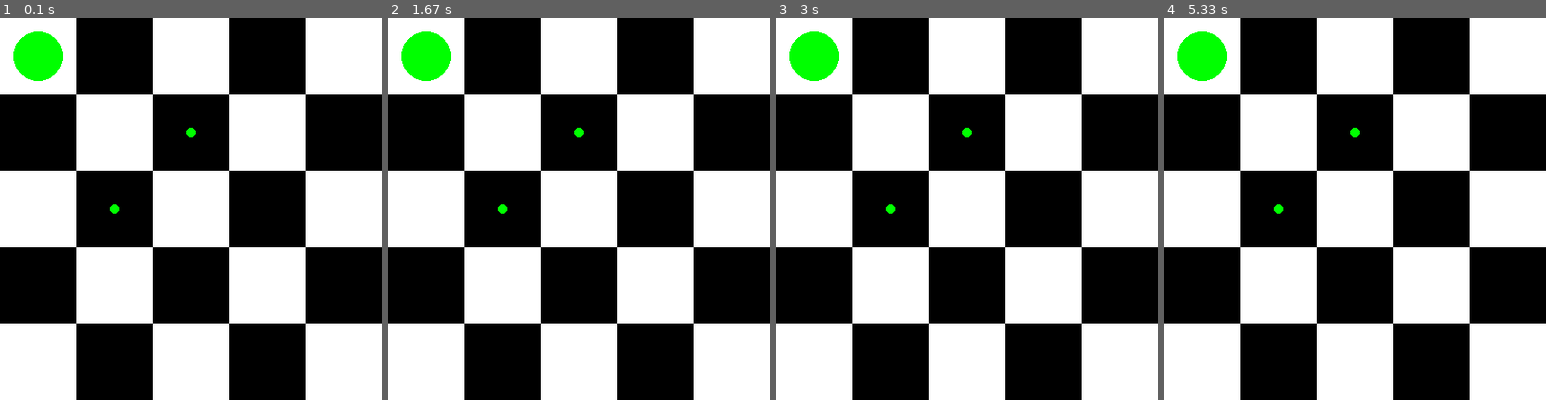
Above: before the commit, frames 1-4 (left to right).
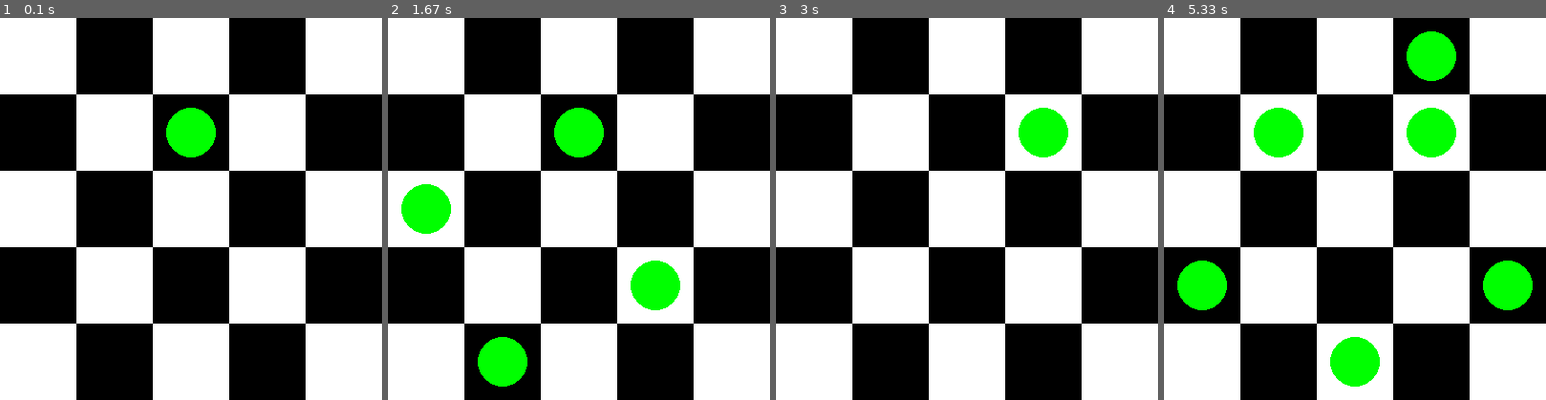
Above: after the commit, the same moments.

Repository: phantomf4321/Knight-tour-problem-pygame
Game: pygame game, started from illustration.py
Same seed, same stepped clock (60 frames per second), same inputs: the game is played once before the commit and once after it.
Inputs:
- Up to frame 1 (0.1 s): no input
- Up to frame 2 (1.67 s): no input
- Up to frame 3 (3 s): no input
- Up to frame 4 (5.33 s): no input

The runs differ from the first frame. In frame 1, 2.6% of the frame differs, in the area x 3-57%, y 3-52%; in frame 2, 6.6%; in frame 3, 2.7%; in frame 4, 9.3%, in the area x 3-97%, y 3-97%.

Commit message:
illustration

Diff:
--- a/illustration.py
+++ b/illustration.py
@@ -1,5 +1,6 @@
 import pygame
 import sys
+import time
 
 # Constants
 WIDTH, HEIGHT = 400, 400
@@ -9,7 +10,7 @@
 # Initialize Pygame
 pygame.init()
 screen = pygame.display.set_mode((WIDTH, HEIGHT))
-pygame.display.set_caption("Knight's Moves on Chessboard")
+pygame.display.set_caption("Knight's Moves Animation")
 
 # Colors
 WHITE = (255, 255, 255)
@@ -47,13 +48,15 @@
 
         screen.fill(BLACK)
         draw_chessboard()
-        draw_knight(knight_x, knight_y)
 
-        # Show knight's valid moves
+        # Animate knight's moves
         for dx, dy in knight_moves:
             new_x, new_y = knight_x + dx, knight_y + dy
             if 0 <= new_x < COLS and 0 <= new_y < ROWS:
-                pygame.draw.circle(screen, GREEN, (new_x * SQ_SIZE + SQ_SIZE // 2, new_y * SQ_SIZE + SQ_SIZE // 2), 5)
+                draw_knight(new_x, new_y)
+                pygame.display.flip()
+                time.sleep(0.5)  # Pause for animation effect
+                knight_x, knight_y = new_x, new_y
 
         pygame.display.flip()
 
